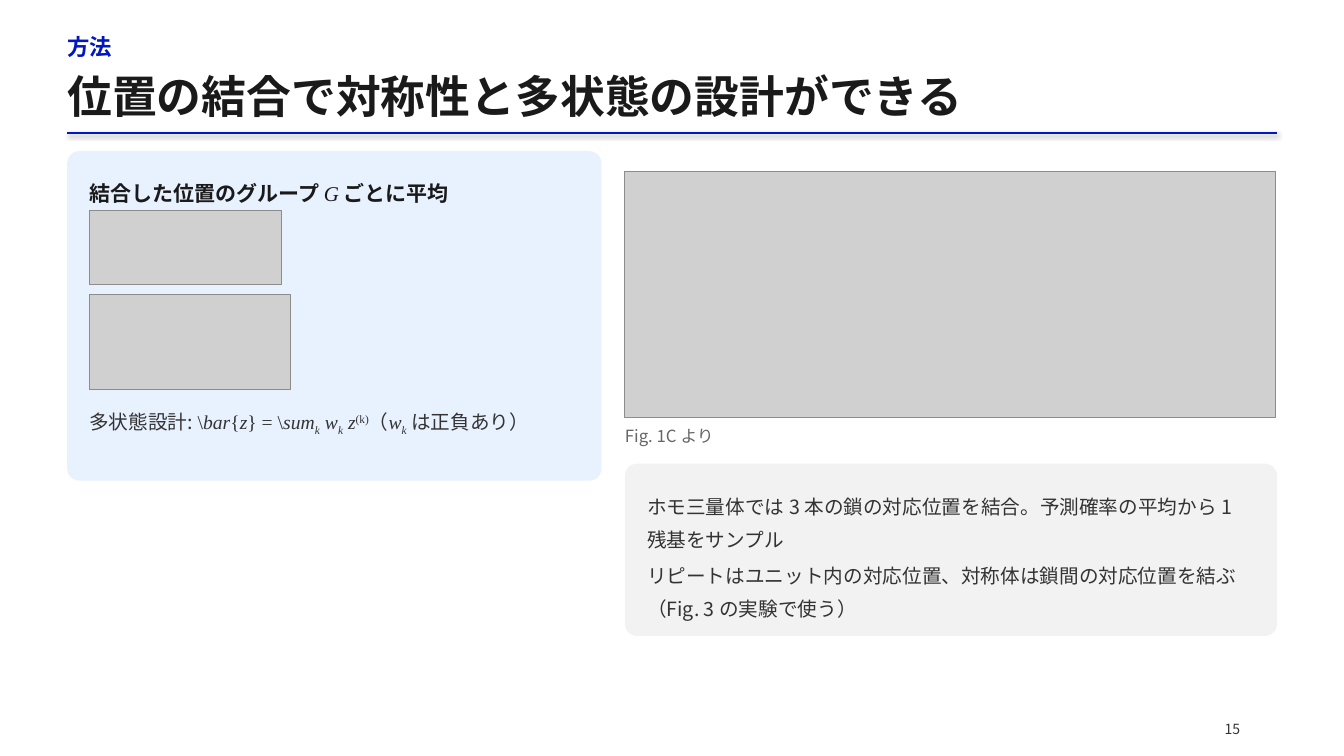
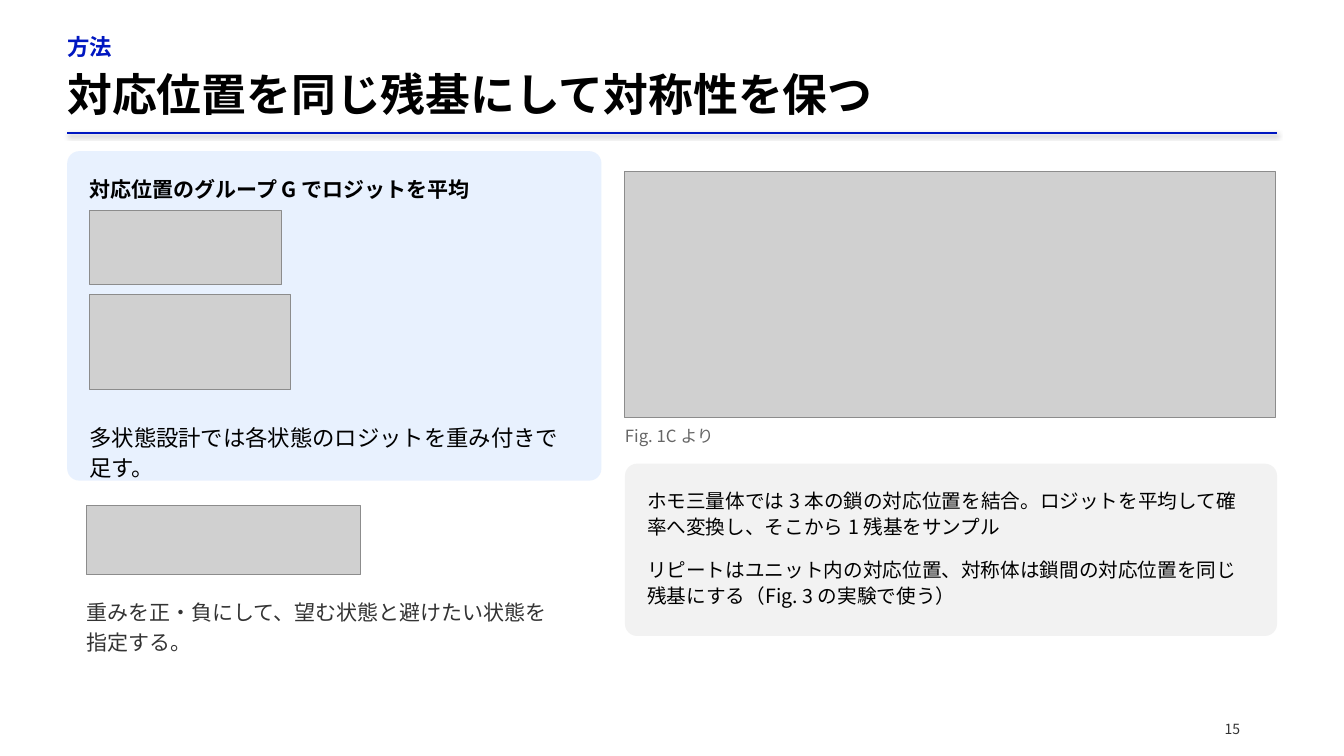
Before and after one commit to matsunagalab/lecture_bioinfo, a slide deck: slide 15 of 07_タンパク質設計/07_タンパク質設計.pptx. Drawn at 1344x756 pixels with LibreOffice and Linux fonts; fonts in the diff are those of the drawing; grey boxes stand for pictures. Boxes give left, top, right and bottom in pixels: in the first picture for what was removed or moved away, otherwise in the second. Text is boxed around its words. In the diff, an @@ line names an element or a change of style, - is before the commit and + after.

Commit message:
Improve lecture 07 figures, equations, and Japanese explanations

```diff
--- a/07_タンパク質設計/07_タンパク質設計.pptx
+++ b/07_タンパク質設計/07_タンパク質設計.pptx
@@ text at box(67, 72, 872, 115): text changed; text colour #1A1A1A to #000000 @@
-位置の結合で対称性と多状態の設計ができる
+対応位置を同じ残基にして対称性を保つ
@@ text at box(89, 179, 470, 199): text changed; text colour #1A1A1A to #000000 @@
-結合した位置のグループ G ごとに平均
+対応位置のグループ G でロジットを平均
@@ text at box(89, 427, 558, 478): text changed; size 14 to 16 pt; font Times New Roman to Noto Sans CJK JP; text colour #333333 to #000000 @@
-多状態設計: \bar{z} = \sumk wk z(k)（wk は正負あり）
+多状態設計では各状態のロジットを重み付きで足す。
@@ picture added at box(87, 506, 361, 575) @@
@@ text at box(647, 491, 1235, 536): text changed; text colour #333333 to #000000 @@
-ホモ三量体では 3 本の鎖の対応位置を結合。予測確率の平均から 1 残基をサンプル
+ホモ三量体では 3 本の鎖の対応位置を結合。ロジットを平均して確率へ変換し、そこから 1 残基をサンプル
@@ text at box(647, 560, 1236, 608): text changed; text colour #333333 to #000000 @@
-リピートはユニット内の対応位置、対称体は鎖間の対応位置を結ぶ（Fig. 3 の実験で使う）
+リピートはユニット内の対応位置、対称体は鎖間の対応位置を同じ残基にする（Fig. 3 の実験で使う）
@@ text added at box(87, 602, 547, 652), 15 pt, text #333333 @@
+重みを正・負にして、望む状態と避けたい状態を指定する。
```
Also in this commit, not shown: 25 other slides changed, 1 slide added, 1 slide removed, 2 other files.
